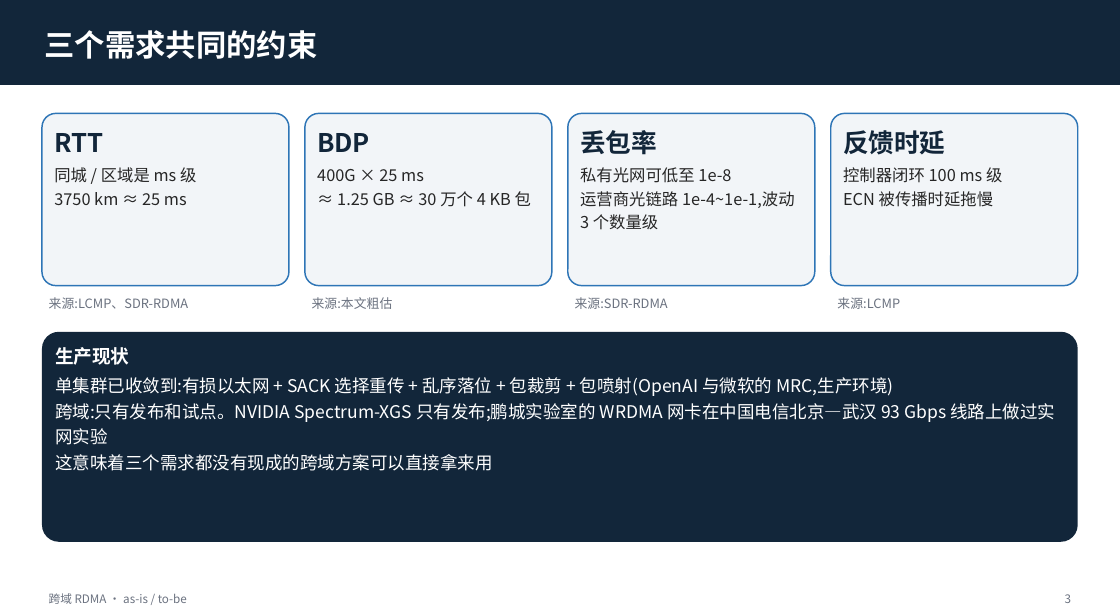
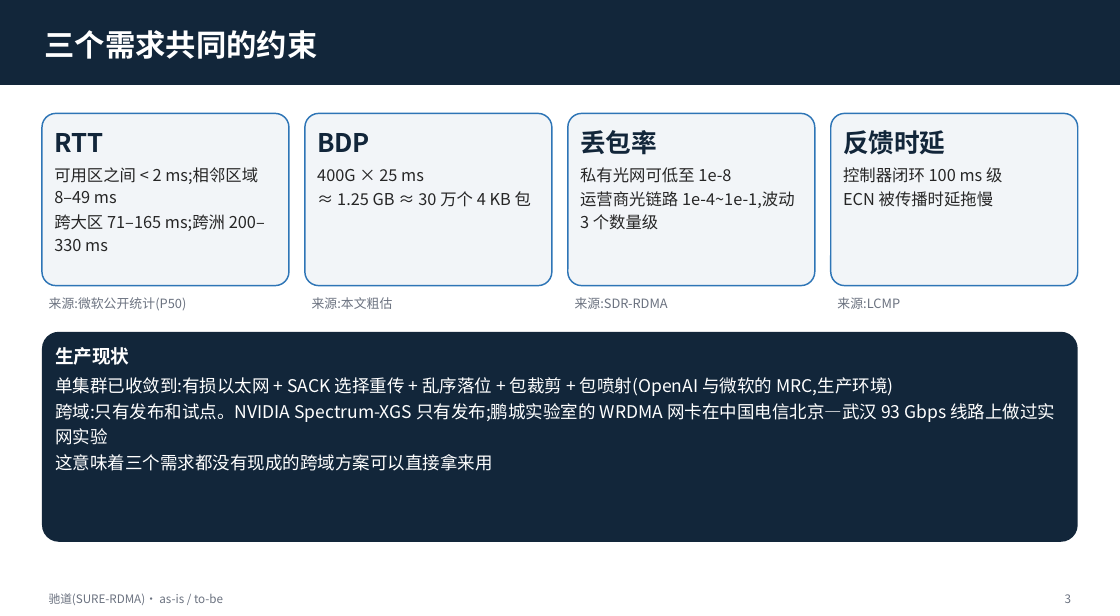
Before and after one commit to dongsanche/Third-party-ETH, a slide deck: slide 3 of cross-domain-qos-utilization-security-offload.pptx. Drawn at 1120x616 pixels with LibreOffice and Linux fonts; fonts in the diff are those of the drawing. Boxes give left, top, right and bottom in pixels: in the first picture for what was removed or moved away, otherwise in the second. Text is boxed around its words. In the diff, an @@ line names an element or a change of style, - is before the commit and + after.

Commit message:
Add working name (Chidao / SURE-RDMA) and performance estimates; add Azure RTT stats, Bifrost evidence, estimate and sources slides

```diff
--- a/cross-domain-qos-utilization-security-offload.pptx
+++ b/cross-domain-qos-utilization-security-offload.pptx
@@ text in rounded rectangle at <box>54,167,265,251</box>: text changed @@
-同城 / 区域是 ms 级
-3750 km ≈ 25 ms
+可用区之间 < 2 ms;相邻区域 8–49 ms
+跨大区 71–165 ms;跨洲 200–330 ms
@@ text at <box>49,297,187,311</box>: text changed @@
-来源:LCMP、SDR-RDMA
+来源:微软公开统计(P50)
@@ text at <box>49,593,223,605</box>: text changed @@
-跨域 RDMA · as-is / to-be
+驰道(SURE-RDMA)· as-is / to-be
```
Also in this commit, not shown: 14 other slides changed, 2 slides added, 2 other files.
